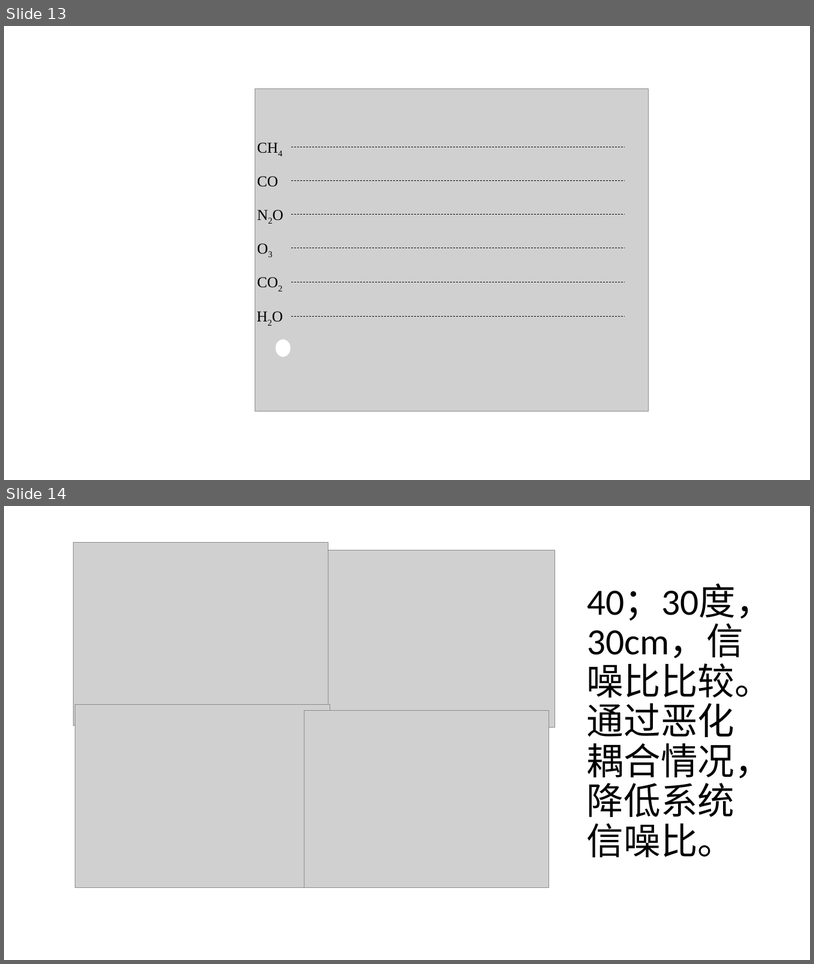
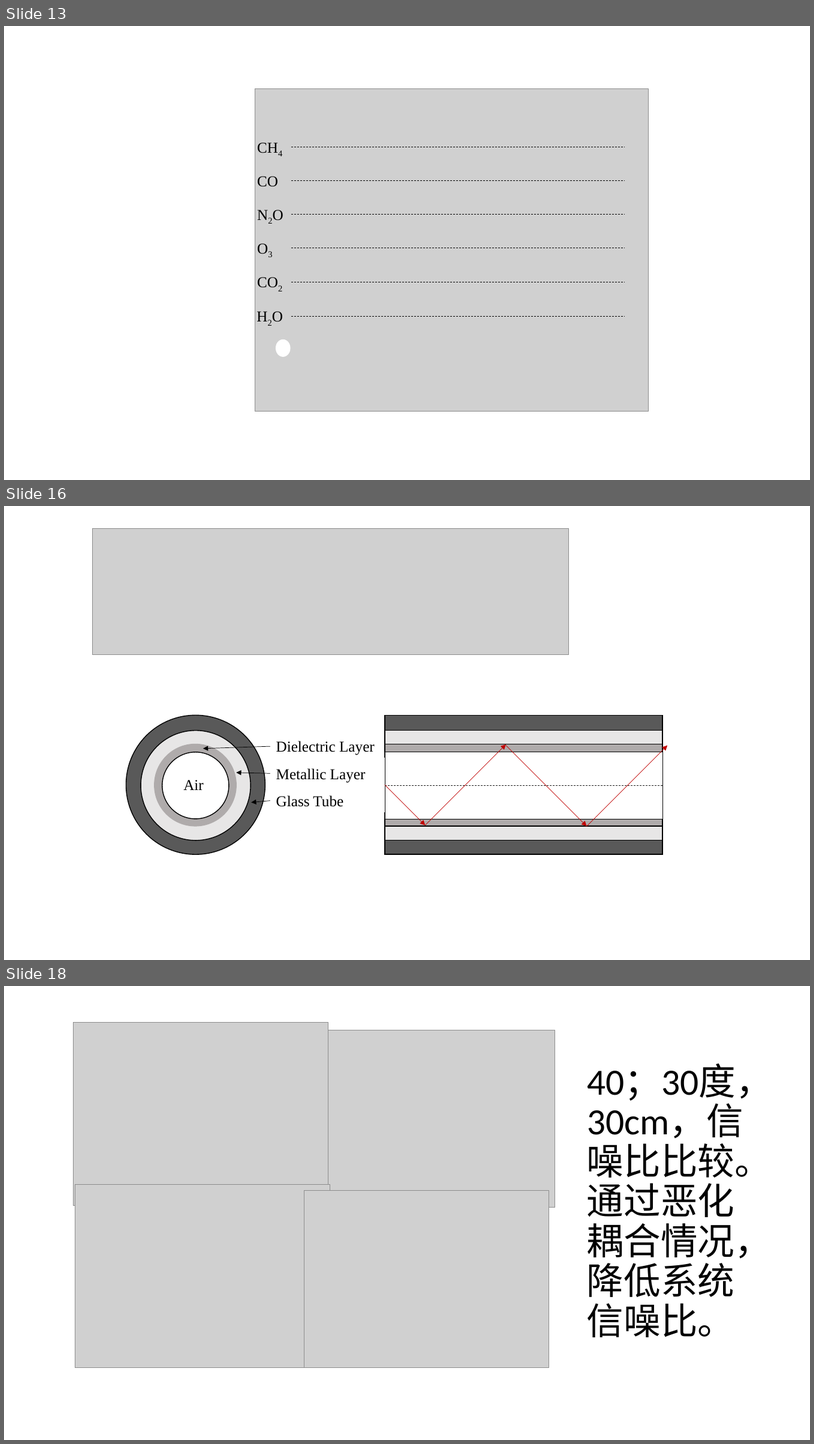
Before and after one commit to alwee021/CV, a slide deck: 毕业论文/论文用图.pptx. Shown one above the other, each under a label of ours: slides 13 and 14 before the commit, slides 13, 16 and 18 after it; the slides between them are not shown. The pictures are 814x964 and 814x1444 pixels, drawn with LibreOffice and Linux fonts; fonts in the diff are those of the drawing; grey boxes stand for pictures. Boxes give left, top, right and bottom in pixels: in the first picture for what was removed or moved away, otherwise in the second. Text is boxed around its words. In the diff, an @@ line names an element or a change of style, - is before the commit and + after.

```diff
--- a/毕业论文/论文用图.pptx
+++ b/毕业论文/论文用图.pptx
@@ slide 16 added at [4,506,810,960], background #FFFFFF @@
@@ picture added at [93,528,569,655] @@
@@ group added at [126,715,668,855]: 7 rectangles, 7 arrows, 4 ellipses, 4 texts, 1 line @@
+Dielectric Layer
+Metallic Layer
+Glass Tube
+Air
@@ what was slide 14 is now slide 18 @@
```
Also in this commit, not shown: 3 other slides added, 1 other file.
